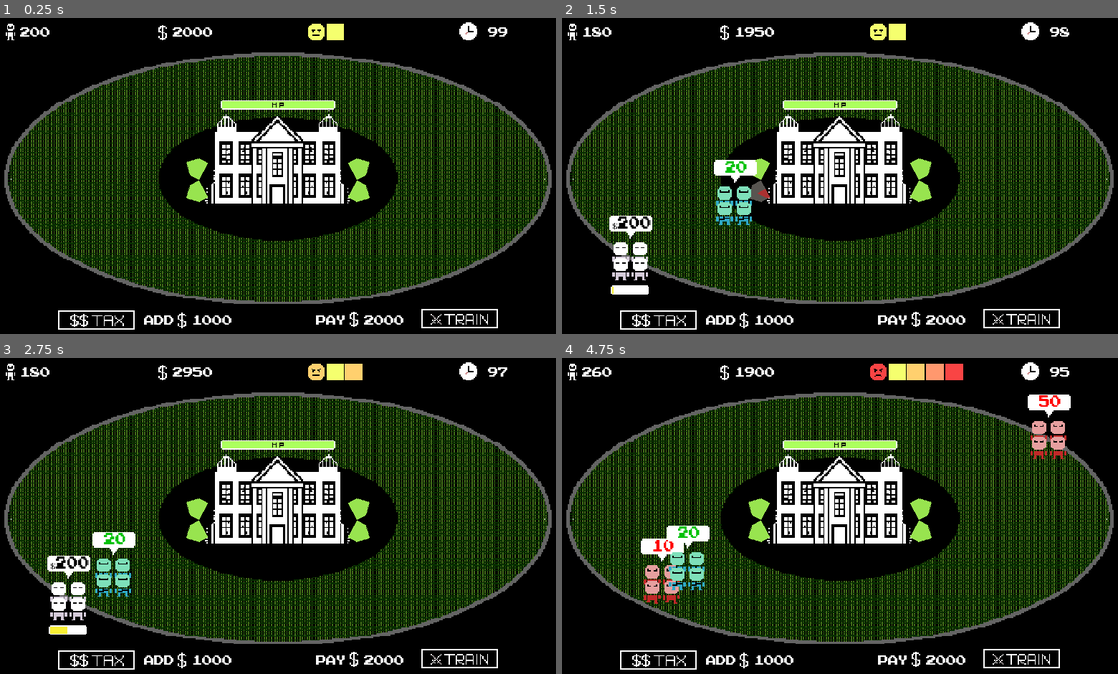
Above: before the commit, frames 1-4 (two rows, left to right).
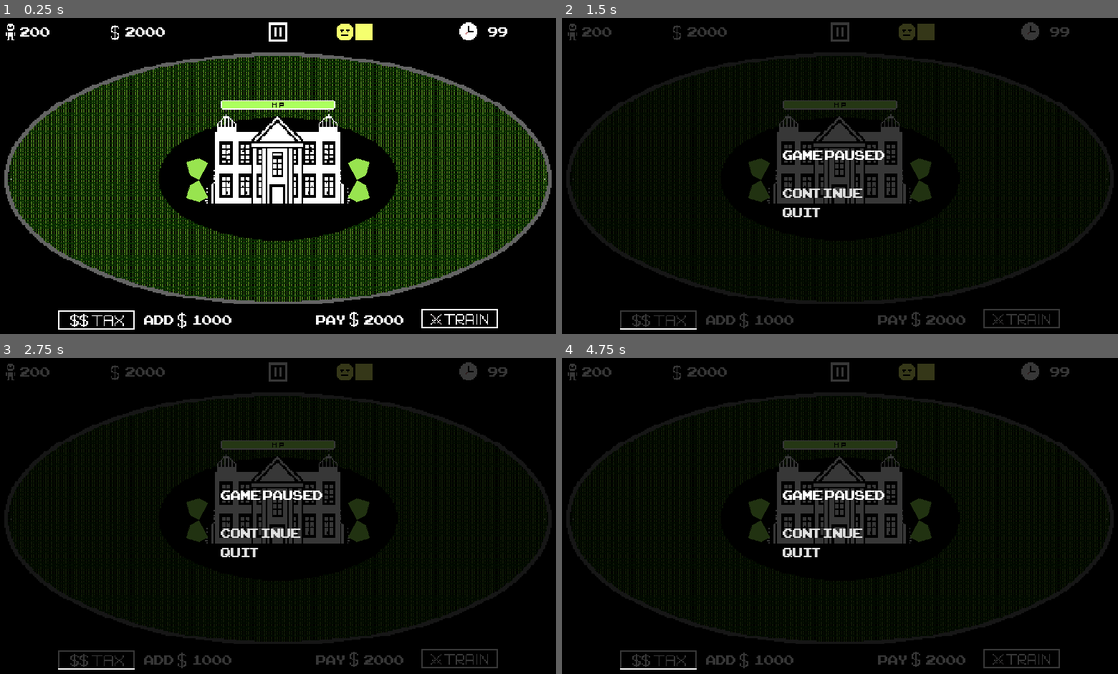
Above: after the commit, the same moments.

Repository: metalboyrick/riot-city-game
Game: Godot game, scene res://levels/level_base/level.tscn
Two runs of this game, one before a commit and one after it. Both use one fixed random seed, a clock stepped at 60 frames per second and the inputs below. This scene is started directly instead of the project's main scene.
Inputs (mouse positions are in pixels of both pictures, inside the frame that each line leads up to):
- Up to frame 1 (0.25 s): no input
- Up to frame 2 (1.5 s): click (840, 33) at 0.52 s; click (756, 194) at 1.27 s
- Up to frame 3 (2.75 s): click (94, 661) at 2.02 s
- Up to frame 4 (4.75 s): click (1023, 661) at 2.77 s; click (756, 534) at 3.52 s; click (656, 661) at 4.27 s

The runs differ from the first frame. In frame 1, 0.9% of the frame differs, in the area x 19-68%, y 1-8%; in frame 2, 43%; in frame 3, 43%; in frame 4, 44%, in the area x 0-100%, y 1-99%.

Commit message:
added pause menu

Diff:
--- a/levels/level_base/level.gd
+++ b/levels/level_base/level.gd
@@ -37,6 +37,7 @@
 onready var n_anger_bar := get_node("GUI/AngerBar")
 onready var n_health_bar := get_node("GUI/HealthBar")
 onready var n_game_over_menu := get_node("GUI/GameOverMenu")
+onready var n_pause_menu := get_node("GUI/PauseMenu")
 onready var n_tax_label := get_node("GUI/TaxLabel")
 onready var n_train_label := get_node("GUI/TrainLabel")
 onready var n_time_label := get_node("GUI/TimeLabel")
@@ -48,6 +49,7 @@
 onready var n_money_sound := get_node("MoneySound")
 onready var n_powerup_sound := get_node("PowerUpSound")
 onready var n_denied_sound := get_node("DeniedSound")
+onready var n_gameover_sound := get_node("GameOverSound")
 
 
 signal s_mob_money_ok(mob_id)
@@ -154,6 +156,7 @@
 		n_anger_bar.frame = new_value
 
 func show_game_over():
+	n_gameover_sound.play()
 	get_tree().paused = true
 	n_game_over_menu.show()
 
@@ -235,3 +238,19 @@
 		n_powerup_sound.play()
 		update_money(money - TRAINING_COST)
 		update_soldier(total_soldier_power + 100)
+
+
+func _on_RestartButton_pressed():
+	get_tree().paused = false
+	n_game_over_menu.hide()
+	get_tree().reload_current_scene()
+
+
+func _on_ContinueButton_pressed():
+	get_tree().paused = false
+	n_pause_menu.hide()
+
+
+func _on_PauseButton_pressed():
+	n_pause_menu.show()
+	get_tree().paused = true
--- a/levels/level_base/level.tscn
+++ b/levels/level_base/level.tscn
@@ -23,6 +23,9 @@
 [ext_resource path="res://assets/sfx/powerup.wav" type="AudioStream" id=21]
 [ext_resource path="res://assets/sfx/sound.wav" type="AudioStream" id=22]
 [ext_resource path="res://assets/fonts/arcade_classic.tres" type="DynamicFont" id=23]
+[ext_resource path="res://assets/ui/in-game/pause_inactive.png" type="Texture" id=24]
+[ext_resource path="res://assets/ui/in-game/pause_active.png" type="Texture" id=25]
+[ext_resource path="res://assets/sfx/game_over.wav" type="AudioStream" id=26]
 
 [sub_resource type="DynamicFontData" id=10]
 font_path = "res://assets/fonts/ARCADECLASSIC.TTF"
@@ -198,9 +201,9 @@
 }
 
 [node name="MoneyLabel" type="Label" parent="GUI"]
-margin_left = 152.0
-margin_top = 7.0
-margin_right = 233.0
+margin_left = 112.0
+margin_top = 7.0
+margin_right = 193.0
 margin_bottom = 24.0
 custom_fonts/font = SubResource( 11 )
 text = "GASGSAGSA"
@@ -242,7 +245,7 @@
 }
 
 [node name="AngerBar" type="AnimatedSprite" parent="GUI"]
-position = Vector2( 304, 15 )
+position = Vector2( 328, 15 )
 frames = SubResource( 15 )
 
 [node name="HealthBar" type="TextureProgress" parent="GUI"]
@@ -320,7 +323,7 @@
 margin_right = 120.0
 margin_bottom = 268.0
 texture_normal = ExtResource( 8 )
-texture_pressed = ExtResource( 10 )
+texture_hover = ExtResource( 10 )
 __meta__ = {
 "_edit_use_anchors_": false
 }
@@ -331,15 +334,15 @@
 margin_right = 424.0
 margin_bottom = 267.0
 texture_normal = ExtResource( 11 )
-texture_pressed = ExtResource( 9 )
+texture_hover = ExtResource( 9 )
 __meta__ = {
 "_edit_use_anchors_": false
 }
 
 [node name="TextureRect2" type="TextureRect" parent="GUI"]
-margin_left = 136.0
-margin_top = 7.0
-margin_right = 152.0
+margin_left = 96.0
+margin_top = 7.0
+margin_right = 112.0
 margin_bottom = 24.0
 texture = ExtResource( 14 )
 __meta__ = {
@@ -376,8 +379,19 @@
 "_edit_use_anchors_": false
 }
 
+[node name="PauseButton" type="TextureButton" parent="GUI"]
+margin_left = 232.0
+margin_top = 7.0
+margin_right = 248.0
+margin_bottom = 24.0
+texture_normal = ExtResource( 24 )
+texture_hover = ExtResource( 25 )
+__meta__ = {
+"_edit_use_anchors_": false
+}
+
 [node name="GameOverMenu" type="Popup" parent="GUI"]
-visible = true
+pause_mode = 2
 margin_right = 480.0
 margin_bottom = 264.0
 __meta__ = {
@@ -406,6 +420,7 @@
 margin_right = 320.0
 margin_bottom = 150.0
 custom_fonts/font = ExtResource( 23 )
+enabled_focus_mode = 0
 text = "Restart"
 underline = 1
 __meta__ = {
@@ -417,11 +432,60 @@
 margin_top = 159.0
 margin_right = 320.0
 margin_bottom = 167.0
-focus_mode = 2
 custom_fonts/font = ExtResource( 23 )
+enabled_focus_mode = 0
 text = "Quit"
 underline = 1
 
+[node name="PauseMenu" type="Popup" parent="GUI"]
+pause_mode = 2
+margin_right = 480.0
+margin_bottom = 264.0
+__meta__ = {
+"_edit_use_anchors_": false
+}
+
+[node name="Background" type="ColorRect" parent="GUI/PauseMenu"]
+margin_right = 480.0
+margin_bottom = 264.0
+color = Color( 0, 0, 0, 0.780392 )
+__meta__ = {
+"_edit_use_anchors_": false
+}
+
+[node name="Label" type="Label" parent="GUI/PauseMenu"]
+margin_left = 192.0
+margin_top = 111.0
+margin_right = 320.0
+margin_bottom = 113.0
+custom_fonts/font = ExtResource( 23 )
+text = "Game paused"
+
+[node name="ContinueButton" type="LinkButton" parent="GUI/PauseMenu"]
+margin_left = 192.0
+margin_top = 143.0
+margin_right = 320.0
+margin_bottom = 150.0
+custom_fonts/font = ExtResource( 23 )
+shortcut_in_tooltip = false
+enabled_focus_mode = 0
+text = "Continue"
+underline = 1
+__meta__ = {
+"_edit_use_anchors_": false
+}
+
+[node name="QuitButton" type="LinkButton" parent="GUI/PauseMenu"]
+margin_left = 192.0
+margin_top = 159.0
+margin_right = 320.0
+margin_bottom = 167.0
+custom_fonts/font = ExtResource( 23 )
+shortcut_in_tooltip = false
+enabled_focus_mode = 0
+text = "Quit"
+underline = 1
+
 [node name="HitSound" type="AudioStreamPlayer" parent="."]
 stream = ExtResource( 17 )
 
@@ -439,10 +503,17 @@
 
 [node name="DeniedSound" type="AudioStreamPlayer" parent="."]
 stream = ExtResource( 22 )
+
+[node name="GameOverSound" type="AudioStreamPlayer" parent="."]
+pause_mode = 2
+stream = ExtResource( 26 )
 
 [connection signal="s_mob_entered" from="CentralBuilding" to="." method="_on_CentralBuilding_s_mob_entered"]
 [connection signal="pressed" from="GUI/TaxButton" to="." method="_on_TaxButton_pressed"]
 [connection signal="pressed" from="GUI/TrainButton" to="." method="_on_TrainButton_pressed"]
+[connection signal="pressed" from="GUI/PauseButton" to="." method="_on_PauseButton_pressed"]
+[connection signal="pressed" from="GUI/GameOverMenu/RestartButton" to="." method="_on_RestartButton_pressed"]
+[connection signal="pressed" from="GUI/PauseMenu/ContinueButton" to="." method="_on_ContinueButton_pressed"]
 
 [editable path="Path"]
 [editable path="Path2"]
Binary file added: assets/ui/in-game/pause_active.png
Not shown, added: assets/ui/in-game/pause_active.png.import
Binary file added: assets/ui/in-game/pause_inactive.png
Not shown, added: assets/ui/in-game/pause_inactive.png.import
Not shown: 1 places in levels/level_base/level.tscn that only renumber resources
